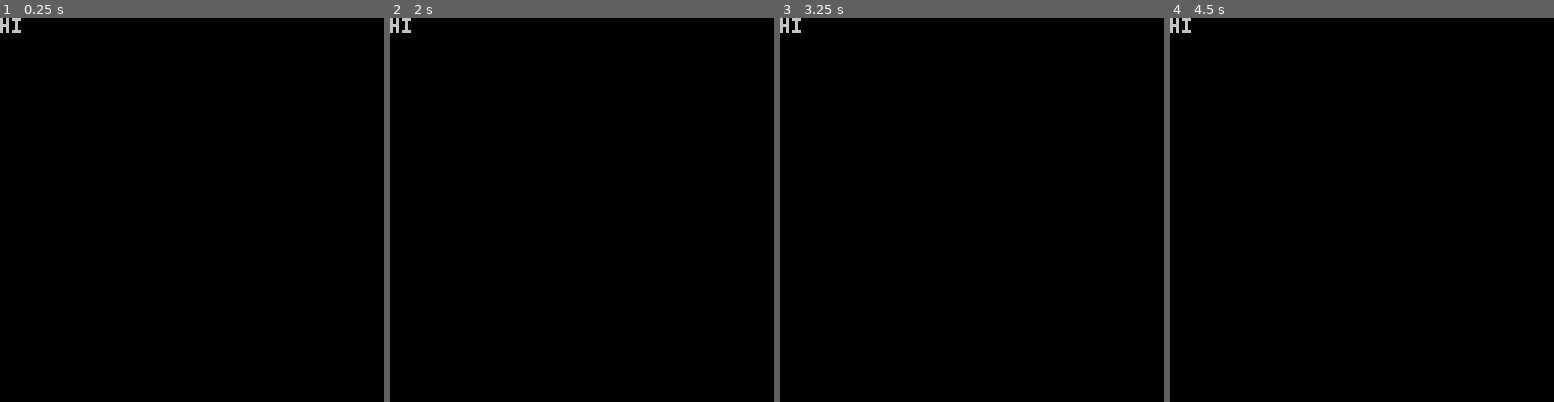
Above: before the commit, frames 1-4 (left to right).
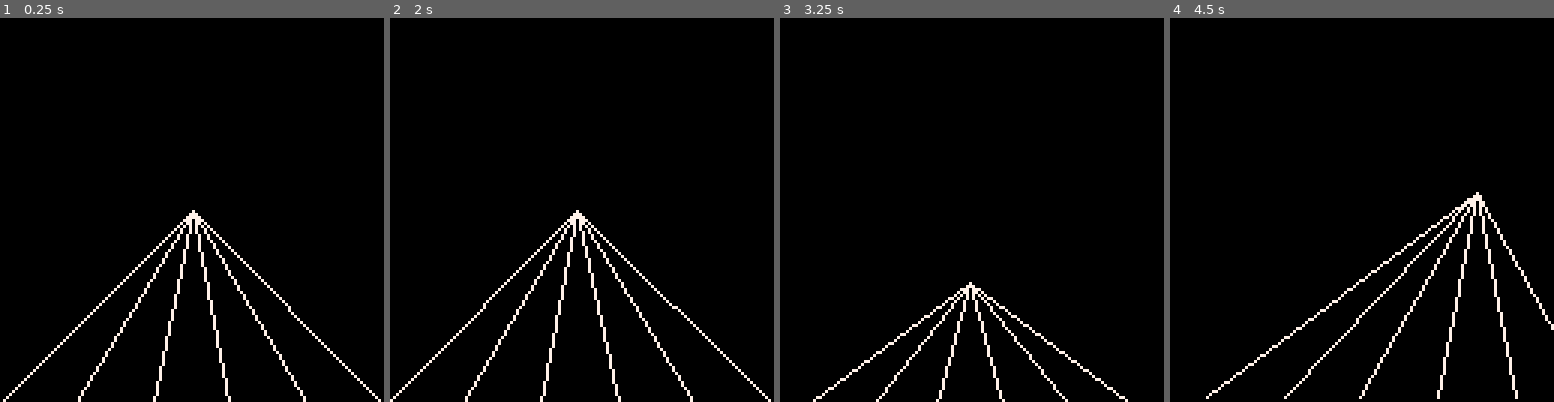
Above: after the commit, the same moments.

Repository: tesselode/web-pilot
Game: PICO-8 cartridge t1k.p8
Same seed, same stepped clock (60 frames per second), same inputs: the game is played once before the commit and once after it.
Inputs:
- Up to frame 1 (0.25 s): no input
- Up to frame 2 (2 s): hold Left from 1.97 s (still down)
- Up to frame 3 (3.25 s): release Left at 2.37 s; hold Down 2.42-2.82 s; hold Right from 2.87 s (still down)
- Up to frame 4 (4.5 s): release Right at 3.53 s; hold Up 3.58-4.08 s; hold Right from 4.13 s (still down)

The runs differ from the first frame. In frame 1, 2.4% of the frame differs, in the area x 0-100%, y 0-100%; in frame 2, 2.4%; in frame 3, 1.7%; in frame 4, 2.6%.

Commit message:
3d drawing

Diff:
--- a/t1k.p8
+++ b/t1k.p8
@@ -1,11 +1,19 @@
 pico-8 cartridge // http://www.pico-8.com
 version 16
 __lua__
+-- resources
+
+local state = {}
+local class = {}
+
+-->8
+-- utilities
+
 local state_manager = {}
 
 function state_manager:call(event, ...)
 	if self.current_state and self.current_state[event] then
-		self.current_state[event](current_state, ...)
+		self.current_state[event](self.current_state, ...)
 	end
 end
 
@@ -15,12 +23,107 @@
 	self:call('enter', ...)
 end
 
-local state = {}
+--
+-- classic
+--
+-- Copyright (c) 2014, rxi
+--
+-- This module is free software; you can redistribute it and/or modify it under
+-- the terms of the MIT license. See LICENSE for details.
+--
+
+local object = {}
+object.__index = object
+
+function object:new() end
+
+function object:extend()
+	local cls = {}
+	for k, v in pairs(self) do
+		if sub(k, 1, 2) == '__' then
+			cls[k] = v
+		end
+	end
+	cls.__index = cls
+	cls.super = self
+	setmetatable(cls, self)
+	return cls
+end
+
+function object:implement(...)
+	for _, cls in pairs({...}) do
+		for k, v in pairs(cls) do
+			if self[k] == nil and type(v) == "function" then
+				self[k] = v
+			end
+		end
+	end
+end
+
+function object:is(T)
+	local mt = getmetatable(self)
+	while mt do
+		if mt == T then
+			return true
+		end
+		mt = getmetatable(mt)
+	end
+	return false
+end
+
+function object:__tostring()
+	return "object"
+end
+
+function object:__call(...)
+	local obj = setmetatable({}, self)
+	obj:new(...)
+	return obj
+end
+
+-->8
+-- pseudo-3d drawing
+
+class.p3d = object:extend()
+
+function class.p3d:new()
+	self.hx = 64
+	self.hy = 64
+end
+
+function class.p3d:to2d(x, y, z)
+	x += (self.hx - 64) / 3
+	y += (self.hy - 64) / 3
+	return self.hx + (x - self.hx) * z,
+	       self.hy + (y - self.hy) * z
+end
+
+function class.p3d:line(x1, y1, z1, x2, y2, z2, col)
+	local x1, y1 = self:to2d(x1, y1, z1)
+	local x2, y2 = self:to2d(x2, y2, z2)
+	line(x1, y1, x2, y2, col)
+end
+
+-->8
+-- gameplay state
 
 state.gameplay = {}
 
+function state.gameplay:enter()
+	self.p3d = class.p3d()
+end
+
+function state.gameplay:update()
+	if btn(0) then self.p3d.hx -= 1 end
+	if btn(1) then self.p3d.hx += 1 end
+	if btn(2) then self.p3d.hy -= 1 end
+	if btn(3) then self.p3d.hy += 1 end
+end
+
 function state.gameplay:draw()
-	print 'hi'
+	for x = 0, 128, 128/5 do
+		self.p3d:line(x, 128, 0, x, 128, 1, 7)
+	end
 end
 
 function _init()
